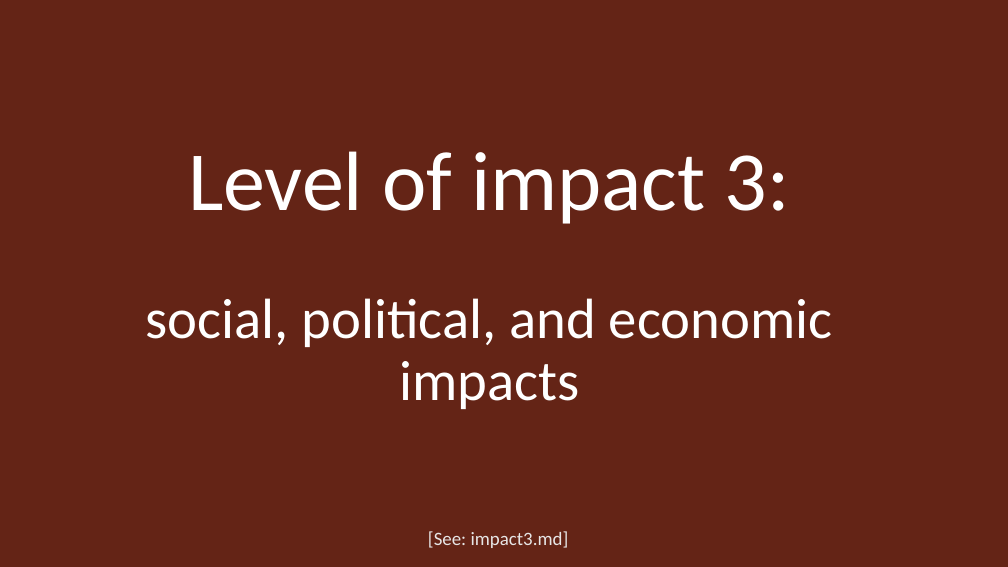
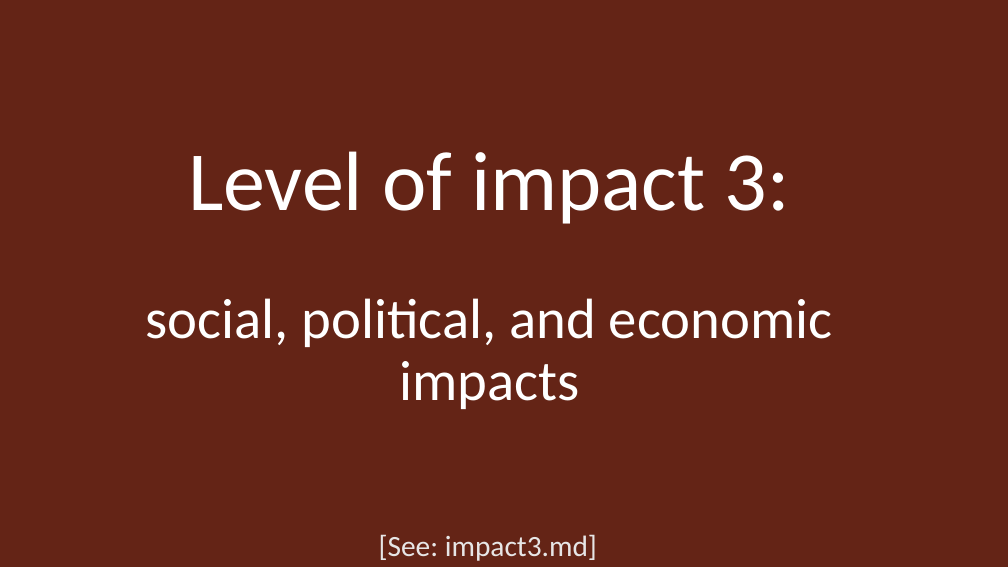
Before and after one commit to dhsouthbend/ethics, a slide deck: slide 33 of slides.pptx. Drawn at 1008x567 pixels with LibreOffice and Linux fonts; fonts in the diff are those of the drawing. Boxes give left, top, right and bottom in pixels: in the first picture for what was removed or moved away, otherwise in the second. Text is boxed around its words. In the diff, an @@ line names an element or a change of style, - is before the commit and + after.

Commit message:
changed .md references and other fonts' size and color for better visibility in slides

```diff
--- a/slides.pptx
+++ b/slides.pptx
@@ text "[See: impact3.md]": place and size @@
-text "[See: impact3.md]" at box(428, 531, 569, 548)
+text "[See: impact3.md]" at box(379, 534, 597, 561)
@@ text "[See: impact3.md]" at box(379, 534, 597, 561): size 18 to 28 pt @@
```
Also in this commit, not shown: 51 other slides changed, 1 other file.
